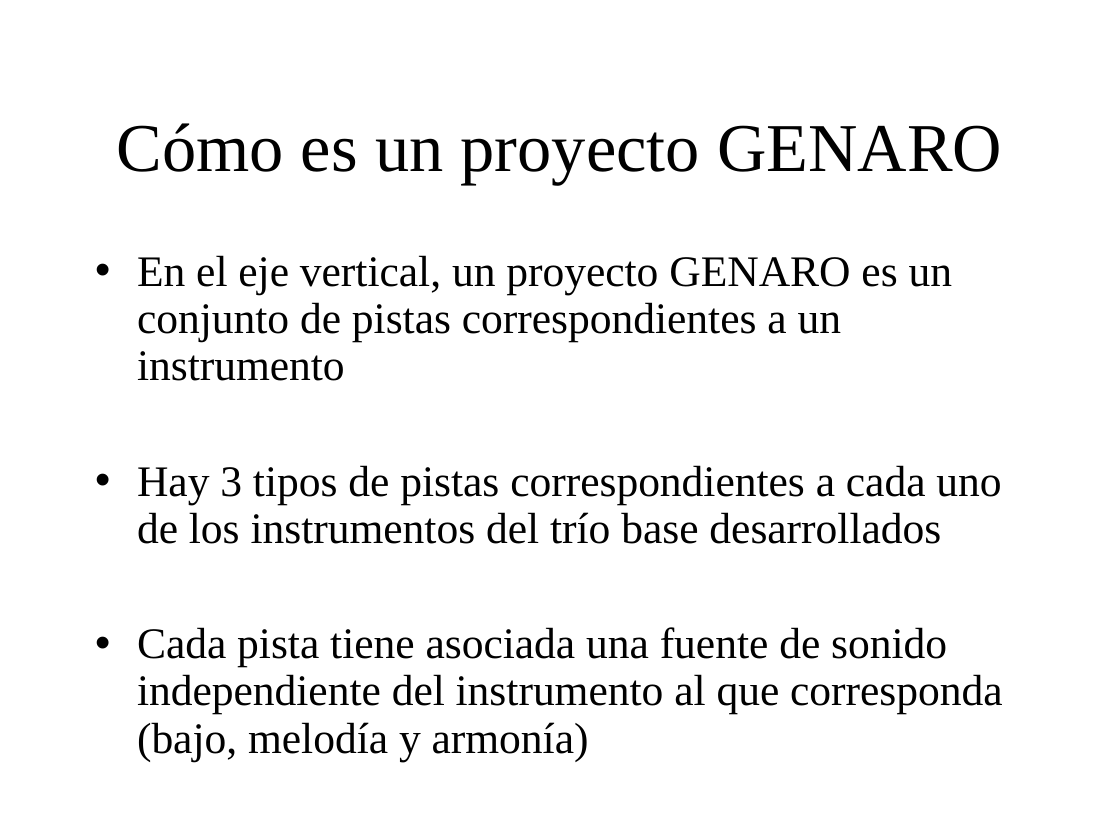
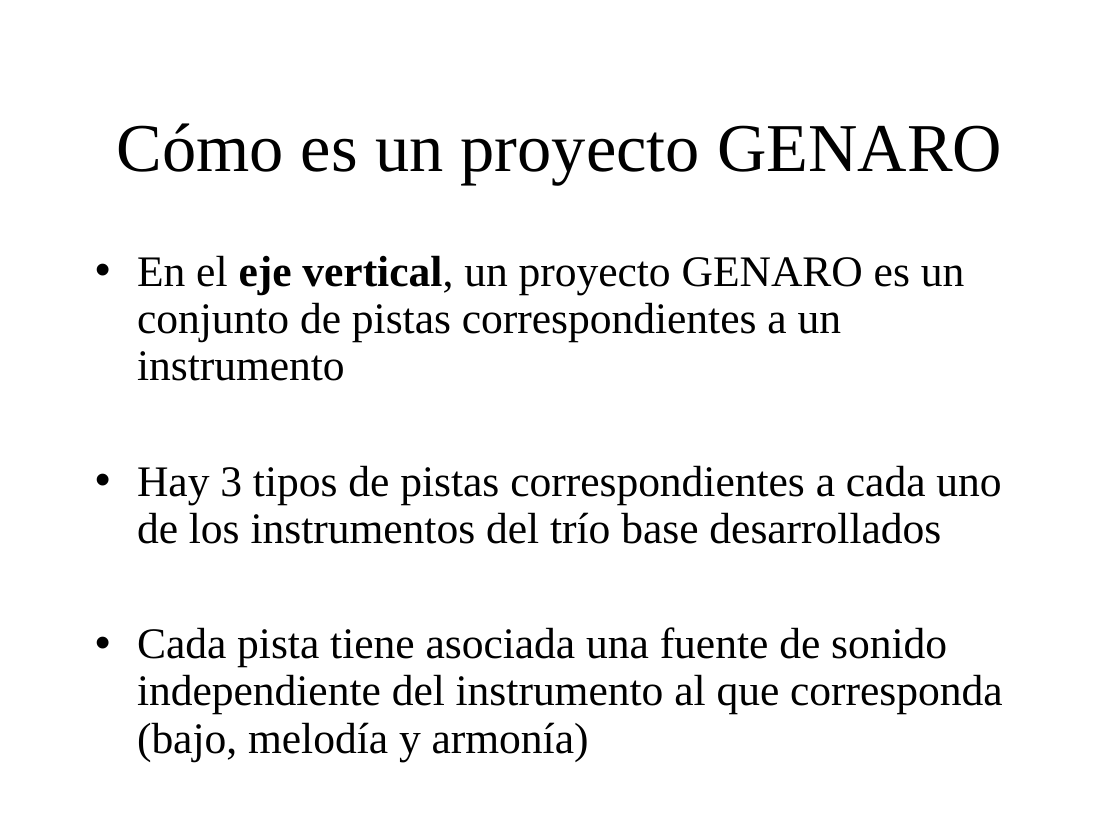
Before and after one commit to BackupTheBerlios/genaro, a slide deck: slide 9 of Documentos/MemoriaSSII/presentacion_proyecto.ppt (slide 7 before the commit). Drawn at 1120x840 pixels with LibreOffice and Linux fonts; fonts in the diff are those of the drawing; background and template pictures are left out. Boxes give left, top, right and bottom in pixels: in the first picture for what was removed or moved away, otherwise in the second. Text is boxed around its words. In the diff, an @@ line names an element or a change of style, - is before the commit and + after.

```diff
--- a/Documentos/MemoriaSSII/presentacion_proyecto.ppt
+++ b/Documentos/MemoriaSSII/presentacion_proyecto.ppt
@@ text at (x1=137, y1=255, x2=965, y2=381): bold on in "eje vertical," @@
```
Also in this commit, not shown: 7 other slides changed, 17 slides added, 1 slide removed.
